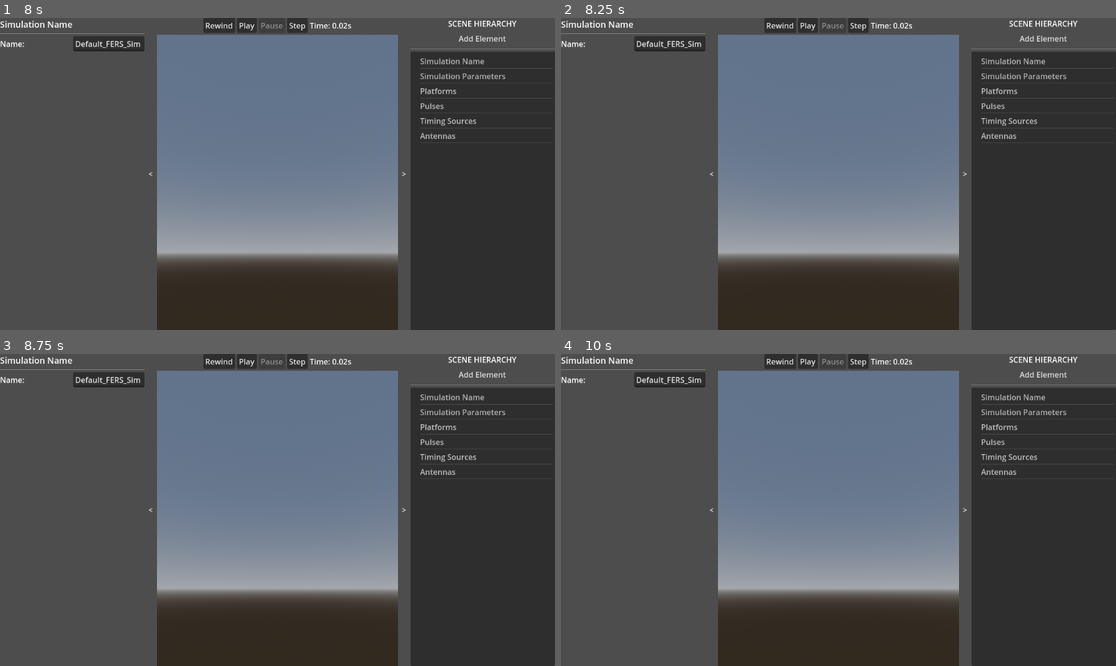
Above: before the commit, frames 1-4 (two rows, left to right).
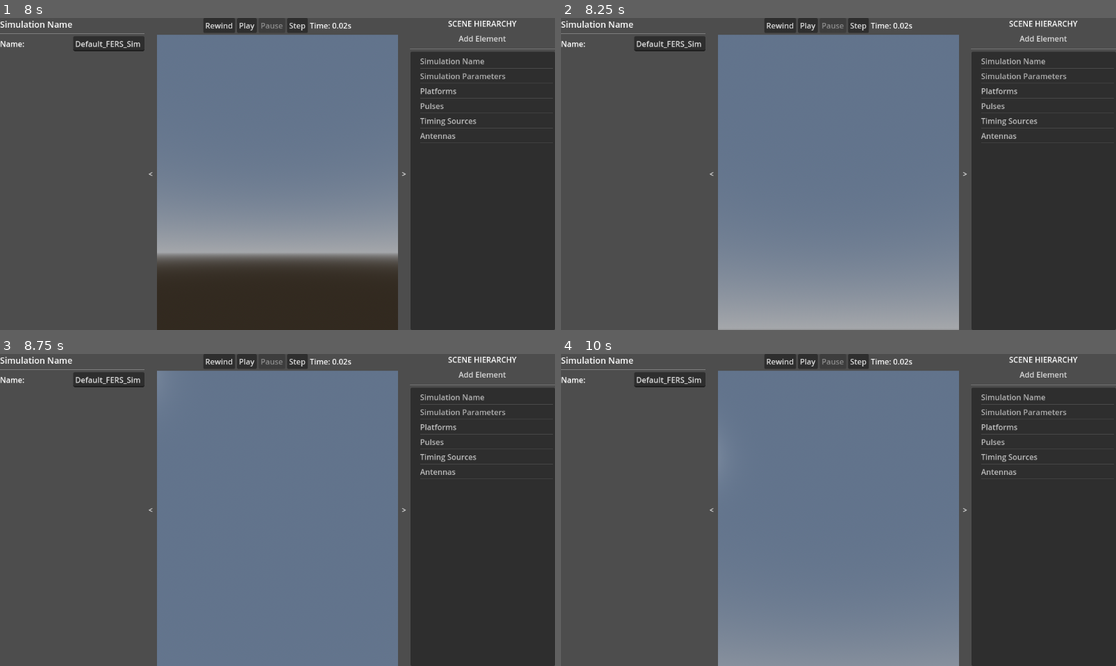
Above: after the commit, the same moments.

Repository: the-user-created/FERS_UI
Game: Godot game, scene res://scenes/main.tscn
Same seed, same stepped clock (60 frames per second), same inputs: the game is played once before the commit and once after it.
Inputs (mouse positions are in pixels of both pictures, inside the frame that each line leads up to):
- Up to frame 1 (8 s): click "Play" at 0.5 s; click "<" at 1.25 s; click "Play" at 2 s; click ">" at 2.75 s; click "Rewind" at 3.5 s; click "Step" at 4.25 s; click ">" at 5 s; click "<" at 5.75 s; click "Add Element" at 6.5 s; tap Enter at 7.25 s; move the mouse to (277, 183) at 7.27 s; hold Right from 7.28 s (still down); hold Q from 7.28 s (still down); click (277, 183) at 7.42 s; tap E at 7.55 s
- Up to frame 2 (8.25 s): tap Space at 8 s; move the mouse to (727, 189) at 8.02 s; release Right at 8.03 s; release Q at 8.03 s; hold Down from 8.03 s (still down); tap E at 8.1 s; click (727, 189) at 8.17 s
- Up to frame 3 (8.75 s): keep holding Down; tap Q at 8.3 s
- Up to frame 4 (10 s): tap Enter at 8.75 s; move the mouse to (894, 441) at 8.77 s; release Down at 8.78 s; hold Right 8.78-9.53 s; hold Q 8.78-9.53 s; click (894, 441) at 8.92 s; tap E at 9.05, 9.6 s; tap Space at 9.5 s; move the mouse to (810, 572) at 9.52 s; hold Up from 9.53 s (still down); click (810, 572) at 9.67 s; tap Q at 9.8 s

Frame 1 is identical in both runs. In frame 2, 16% of the frame differs, in the area x 28-72%, y 62-100%; in frame 3, 17%, in the area x 28-72%, y 58-100%; in frame 4, 17%.

Commit message:
feat: add keyboard controls for panning and orbiting the camera

Diff:
--- a/scripts/views/world_3d_view.gd
+++ b/scripts/views/world_3d_view.gd
@@ -5,6 +5,8 @@
 @export_category("Camera Control")
 @export var rotation_speed: float = 0.004
 @export var pan_speed: float = 0.01
+@export var keyboard_pan_speed: float = 5.0 # m/s
+@export var keyboard_orbit_speed: float = 1.5 # rad/s
 @export var zoom_speed: float = 1.1
 
 # --- ONREADY VARIABLES ---
@@ -19,10 +21,14 @@
 var _is_rotating: bool = false
 var _is_panning: bool = false
 var _cubic_dd_cache: Dictionary = {}
+var _has_focus: bool = false
 
 
 func _ready() -> void:
 	stretch = true
+	focus_mode = Control.FOCUS_ALL
+	focus_entered.connect(func(): _has_focus = true)
+	focus_exited.connect(func(): _has_focus = false)
 
 	# Connect to the global data store to react to data changes.
 	SimData.simulation_time_updated.connect(_update_all_platform_positions)
@@ -367,6 +373,13 @@
 
 # --- Camera Control ---
 func _gui_input(event: InputEvent) -> void:
+	# If viewport is focused, consume key events to prevent UI navigation.
+	if _has_focus and event is InputEventKey:
+		match event.keycode:
+			KEY_UP, KEY_DOWN, KEY_LEFT, KEY_RIGHT, KEY_W, KEY_A, KEY_S, KEY_D, KEY_Q, KEY_E:
+				get_viewport().set_input_as_handled()
+				return # It's a key event, not a mouse one, so we are done.
+
 	if event is InputEventMouseButton:
 		var mouse_event := event as InputEventMouseButton
 		if mouse_event.button_index == MOUSE_BUTTON_RIGHT:
@@ -398,13 +411,44 @@
 			get_viewport().set_input_as_handled()
 
 
-func _process(_delta: float) -> void:
+func _process(delta: float) -> void:
 	# This ensures that if the mouse button is released outside the viewport,
 	# we stop panning/rotating.
 	if _is_rotating and not Input.is_mouse_button_pressed(MOUSE_BUTTON_RIGHT):
 		_is_rotating = false
 	if _is_panning and not Input.is_mouse_button_pressed(MOUSE_BUTTON_MIDDLE):
 		_is_panning = false
+
+	if _has_focus:
+		# --- Keyboard Panning (WASDQE) ---
+		var pan_input := Vector3.ZERO
+		if Input.is_key_pressed(KEY_W): pan_input.z += 1
+		if Input.is_key_pressed(KEY_S): pan_input.z -= 1
+		if Input.is_key_pressed(KEY_A): pan_input.x -= 1
+		if Input.is_key_pressed(KEY_D): pan_input.x += 1
+		if Input.is_key_pressed(KEY_E): pan_input.y += 1
+		if Input.is_key_pressed(KEY_Q): pan_input.y -= 1
+
+		if is_instance_valid(camera) and pan_input != Vector3.ZERO:
+			# Get camera's forward and right vectors on the horizontal plane
+			var forward := -camera.global_transform.basis.z.slide(Vector3.UP).normalized()
+			var right := camera.global_transform.basis.x.slide(Vector3.UP).normalized()
+			# Pan on XZ plane
+			_target_position += right * pan_input.x * keyboard_pan_speed * delta
+			_target_position += forward * pan_input.z * keyboard_pan_speed * delta
+			# Pan on Y axis
+			_target_position.y += pan_input.y * keyboard_pan_speed * delta
+
+		# --- Keyboard Orbiting (Arrow Keys) ---
+		var orbit_input := Vector2.ZERO
+		if Input.is_key_pressed(KEY_LEFT): orbit_input.x -= 1
+		if Input.is_key_pressed(KEY_RIGHT): orbit_input.x += 1
+		if Input.is_key_pressed(KEY_UP): orbit_input.y -= 1
+		if Input.is_key_pressed(KEY_DOWN): orbit_input.y += 1
+
+		if orbit_input != Vector2.ZERO:
+			_camera_yaw += orbit_input.x * keyboard_orbit_speed * delta
+			_camera_pitch = clamp(_camera_pitch + orbit_input.y * keyboard_orbit_speed * delta, -PI / 2.0 + 0.01, PI / 2.0 - 0.01)
 
 	_update_camera_transform()
 
@@ -424,5 +468,8 @@
 	if not is_instance_valid(platform_node):
 		return
 
+	# A sensible distance to frame a platform of radius 0.5
+	var new_camera_distance = 10.0
 	var tween := create_tween().set_trans(Tween.TRANS_SINE).set_ease(Tween.EASE_OUT)
 	tween.tween_property(self, "_target_position", platform_node.position, 0.5)
+	tween.parallel().tween_property(self, "_camera_distance", new_camera_distance, 0.5)
